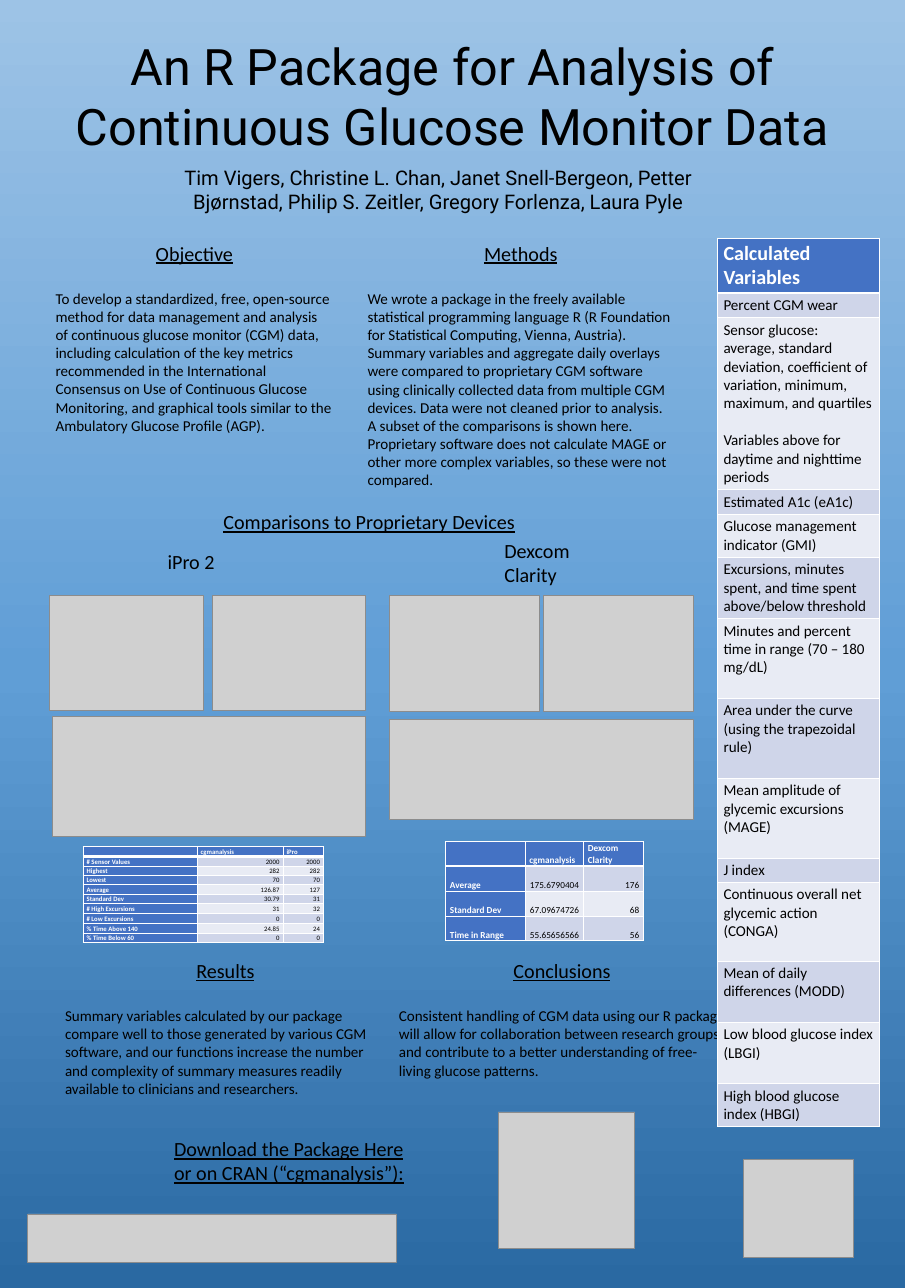
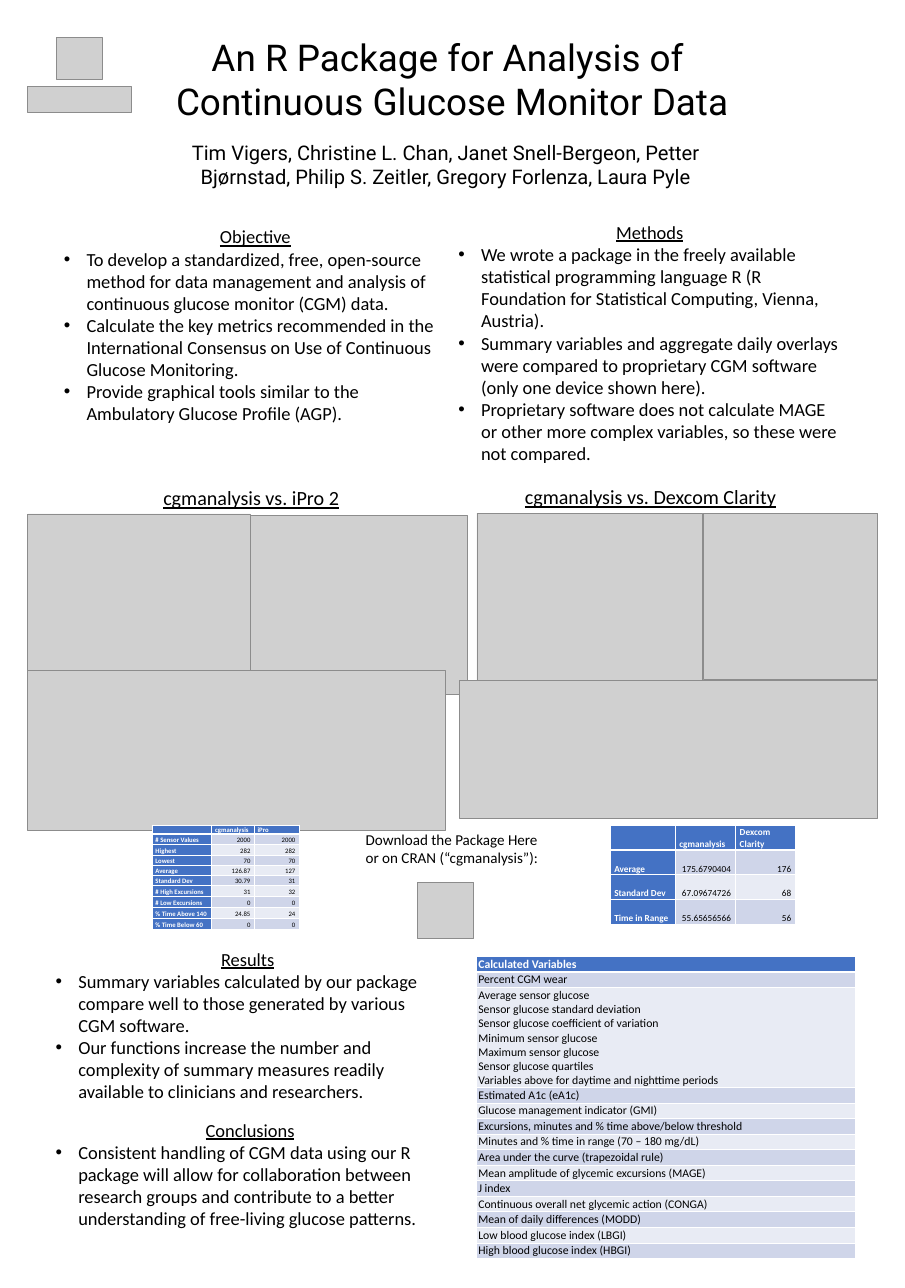
Before and after one commit to childhealthbiostatscore/BDC-Code, a slide deck: slide 1 of CGM Code/ATTD Poster.pptx. Drawn at 905x1288 pixels with LibreOffice and Linux fonts; fonts in the diff are those of the drawing; grey boxes stand for pictures. Boxes give left, top, right and bottom in pixels: in the first picture for what was removed or moved away, otherwise in the second. Text is boxed around its words. In the diff, an @@ line names an element or a change of style, - is before the commit and + after.

Commit message:
re-formatted

```diff
--- a/CGM Code/ATTD Poster.pptx
+++ b/CGM Code/ATTD Poster.pptx
@@ background gradient #2A69A2 to #609ED6 to #9DC3E6 to #FFFFFF @@
@@ picture: place and size @@
-picture at bbox=[743, 1158, 854, 1257]
+picture at bbox=[57, 37, 103, 78]
@@ text at bbox=[176, 43, 728, 116]: text changed; size 60 to 44 pt @@
-An R Package for Analysis of Continuous Glucose Monitor Data
+An R Package for Analysis of
+Continuous Glucose Monitor Data
@@ picture: place and size @@
-picture at bbox=[28, 1213, 396, 1262]
+picture at bbox=[28, 87, 132, 113]
@@ text "Tim Vigers, Christine L. Chan, ...": place and size @@
-text "Tim Vigers, Christine L. Chan, ..." at bbox=[184, 170, 692, 214]
+text "Tim Vigers, Christine L. Chan, ..." at bbox=[192, 145, 699, 189]
@@ text "Objective": place and size @@
-text "Objective" at bbox=[56, 247, 331, 434]
+text "Objective" at bbox=[87, 230, 434, 423]
@@ text at bbox=[220, 230, 291, 247]: size 24 to 22 pt in "Objective" @@
@@ text "Methods": place and size @@
-text "Methods" at bbox=[368, 247, 671, 488]
+text "Methods" at bbox=[481, 226, 838, 463]
@@ text at bbox=[616, 226, 683, 242]: size 24 to 22 pt in "Methods" @@
@@ text at bbox=[87, 253, 434, 423]: text changed; size 18 to 22 pt @@
-To develop a standardized, free, open-source method for data management and analysis of continuous glucose monitor (CGM) data, including calculation of the key metrics recommended in the International Consensus on Use of Continuous Glucose Monitoring, and graphical tools similar to the Ambulatory Glucose Profile (AGP).
+• To develop a standardized, free, open-source method for data management and analysis of continuous glucose monitor (CGM) data.
+• Calculate the key metrics recommended in the International Consensus on Use of Continuous Glucose Monitoring.
+• Provide graphical tools similar to the Ambulatory Glucose Profile (AGP).
@@ text at bbox=[481, 248, 838, 463]: text changed; size 18 to 22 pt @@
-We wrote a package in the freely available statistical programming language R (R Foundation for Statistical Computing, Vienna, Austria). Summary variables and aggregate daily overlays were compared to proprietary CGM software using clinically collected data from multiple CGM devices. Data were not cleaned prior to analysis. A subset of the comparisons is shown here. Proprietary software does not calculate MAGE or other more complex variables, so these were not compared.
+• We wrote a package in the freely available statistical programming language R (R Foundation for Statistical Computing, Vienna, Austria).
+• Summary variables and aggregate daily overlays were compared to proprietary CGM software (only one device shown here).
+• Proprietary software does not calculate MAGE or other more complex variables, so these were not compared.
@@ text at bbox=[163, 491, 339, 509]: text changed @@
-iPro 2
+cgmanalysis vs. iPro 2
@@ text at bbox=[525, 490, 775, 508]: text changed @@
-Dexcom Clarity
+cgmanalysis vs. Dexcom Clarity
@@ picture: place and size @@
-picture at bbox=[212, 595, 365, 710]
+picture at bbox=[28, 514, 250, 680]
@@ text removed at bbox=[223, 515, 514, 533] @@
-Comparisons to Proprietary Devices
@@ picture: place and size @@
-picture at bbox=[49, 595, 203, 710]
+picture at bbox=[248, 515, 468, 694]
@@ picture: place and size @@
-picture at bbox=[544, 595, 694, 711]
+picture at bbox=[477, 513, 702, 680]
@@ picture: place and size @@
-picture at bbox=[389, 595, 539, 711]
+picture at bbox=[703, 513, 877, 679]
@@ picture: place and size @@
-picture at bbox=[52, 716, 365, 836]
+picture at bbox=[28, 670, 446, 830]
@@ picture: place and size @@
-picture at bbox=[389, 719, 694, 819]
+picture at bbox=[459, 680, 877, 818]
@@ table: place and size @@
-table at bbox=[83, 846, 324, 947]
+table at bbox=[152, 825, 299, 931]
@@ text "Download the Package Here or ...": place and size @@
-text "Download the Package Here or ..." at bbox=[174, 1142, 404, 1184]
+text "Download the Package Here or ..." at bbox=[366, 834, 538, 866]
@@ text "Download the Package Here or ..." at bbox=[366, 834, 538, 866]: size 24 to 18 pt, underline off @@
@@ table: place and size @@
-table at bbox=[446, 841, 644, 944]
+table at bbox=[610, 825, 796, 927]
@@ picture: place and size @@
-picture at bbox=[498, 1111, 635, 1248]
+picture at bbox=[418, 882, 474, 939]
@@ text "Results": place and size @@
-text "Results" at bbox=[65, 964, 366, 1094]
+text "Results" at bbox=[78, 953, 417, 1098]
@@ text at bbox=[221, 953, 274, 969]: size 24 to 22 pt in "Results" @@
@@ table at bbox=[477, 956, 855, 1260] @@
-row 3, column 1: Sensor glucose: average, standard deviation, coefficient of variation, minimum, maximum, and quartiles / Variables above for daytime and nighttime periods
+row 3, column 1: Average sensor glucose / Sensor glucose standard deviation / Sensor glucose coefficient of variation / Minimum sensor glucose / Maximum sensor glucose / Sensor glucose quartiles / Variables above for daytime and nighttime periods
-row 6, column 1: Excursions, minutes spent, and time spent above/below threshold
+row 6, column 1: Excursions, minutes and % time above/below threshold
-row 7, column 1: Minutes and percent time in range (70 – 180 mg/dL)
+row 7, column 1: Minutes and % time in range (70 – 180 mg/dL)
-row 8, column 1: Area under the curve (using the trapezoidal rule)
+row 8, column 1: Area under the curve (trapezoidal rule)
@@ size 24 to 14 pt in "Calculated Variables" @@
@@ size 18 to 14 pt in "Percent CGM wear", "Estimated A1c (eA1c)", "Glucose management indicator (GMI)", "Mean amplitude of glycemic excursions (MAGE)" and 5 more places @@
@@ table: place and size @@
-table at bbox=[717, 238, 879, 1126]
+table at bbox=[477, 956, 855, 1260]
@@ text at bbox=[78, 975, 417, 1098]: text changed; size 18 to 22 pt @@
-Summary variables calculated by our package compare well to those generated by various CGM software, and our functions increase the number and complexity of summary measures readily available to clinicians and researchers.
+• Summary variables calculated by our package compare well to those generated by various CGM software.
+• Our functions increase the number and complexity of summary measures readily available to clinicians and researchers.
@@ text "Conclusions": place and size @@
-text "Conclusions" at bbox=[399, 964, 725, 1079]
+text "Conclusions" at bbox=[78, 1124, 416, 1228]
@@ text "Conclusions" at bbox=[78, 1124, 416, 1228]: size 24 to 22 pt in "Conclusions"; size 18 to 22 pt; bullet none to • @@
```
